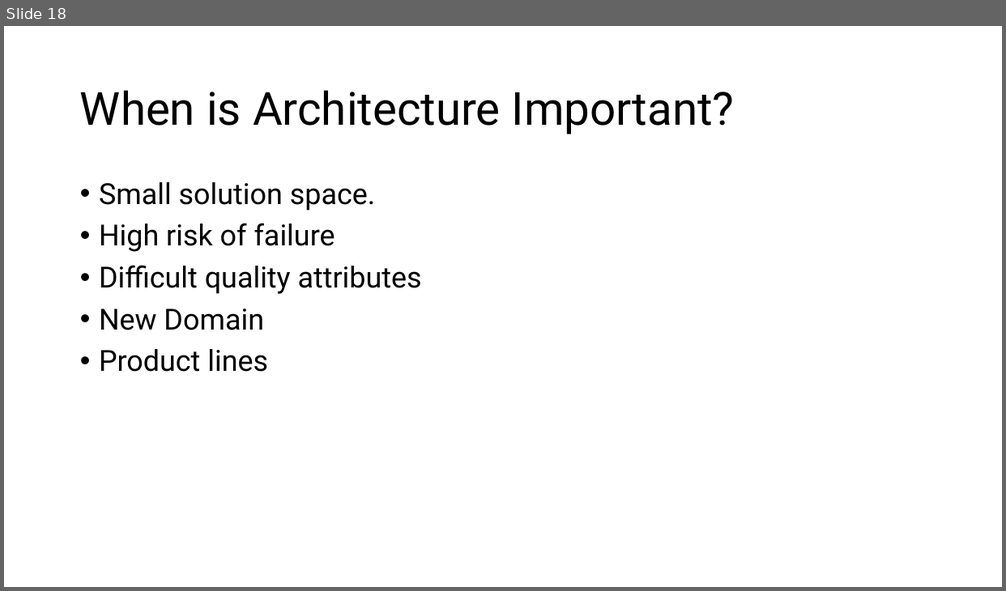
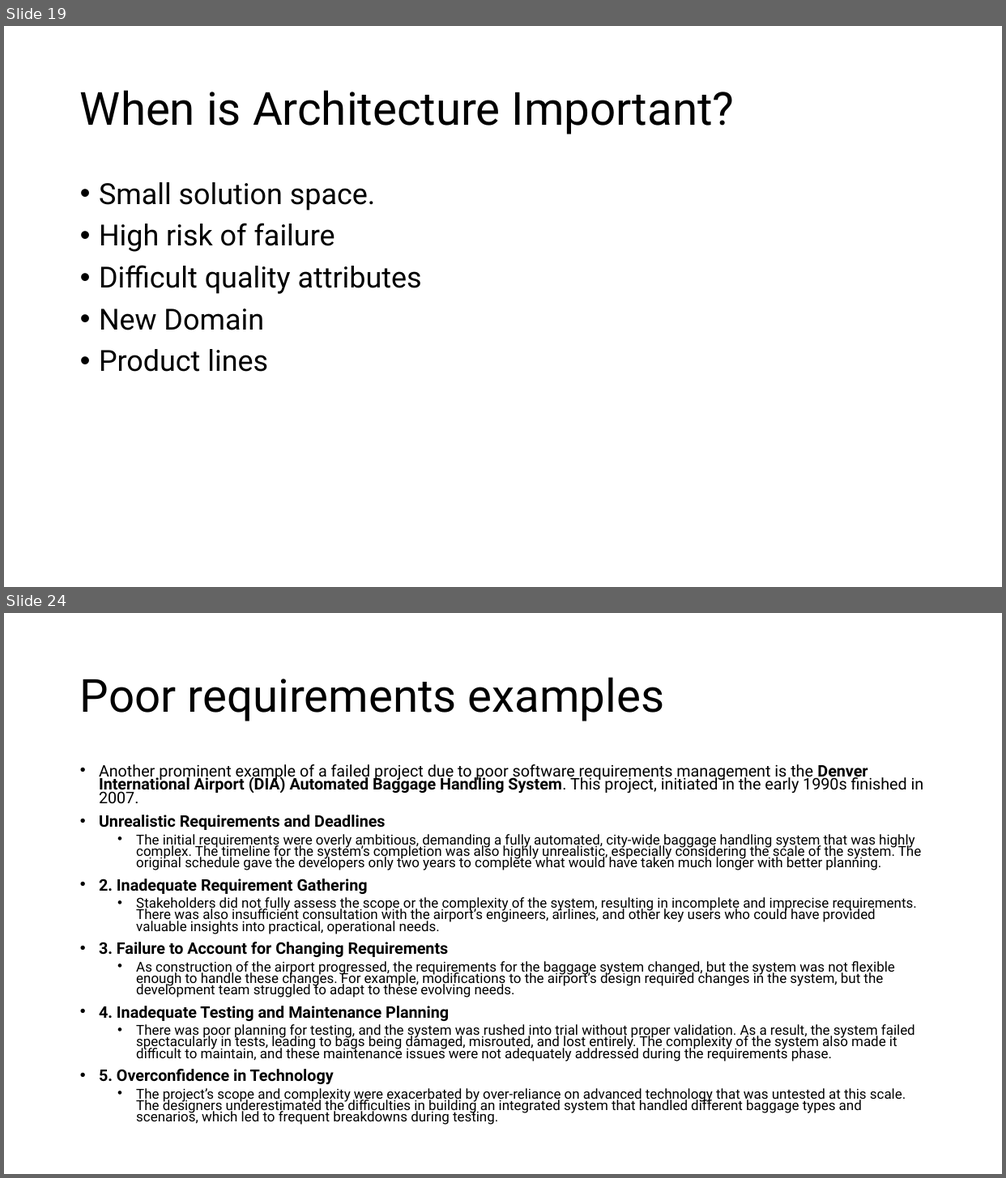
Before and after one commit to aregm/system-design-course, a slide deck: docs/Lecture 1.pptx. Shown one above the other, each under a label of ours: slide 18 before the commit, slides 19 and 24 after it; the slides between them are not shown. The pictures are 1006x591 and 1006x1178 pixels, drawn with LibreOffice and Linux fonts; fonts in the diff are those of the drawing. Boxes give left, top, right and bottom in pixels: in the first picture for what was removed or moved away, otherwise in the second. Text is boxed around its words. In the diff, an @@ line names an element or a change of style, - is before the commit and + after.

```diff
--- a/docs/Lecture 1.pptx
+++ b/docs/Lecture 1.pptx
@@ slide 24 added at bbox=[4, 613, 1002, 1174], background #FFFFFF @@
@@ title added at bbox=[80, 677, 665, 722], 44 pt, text #000000 @@
+Poor requirements examples
@@ text added at bbox=[99, 764, 924, 1125], 13.2 pt, text #000000 @@
+• Another prominent example of a failed project due to poor software requirements management is the Denver International Airport (DIA) Automated Baggage Handling System. This project, initiated in the early 1990s finished in 2007.
+• Unrealistic Requirements and Deadlines
+  • The initial requirements were overly ambitious, demanding a fully automated, city-wide baggage handling system that was highly complex. The timeline for the system’s completion was also highly unrealistic, especially considering the scale of the system. The original schedule gave the developers only two years to complete what would have taken much longer with better planning.
+• 2. Inadequate Requirement Gathering
+  • Stakeholders did not fully assess the scope or the complexity of the system, resulting in incomplete and imprecise requirements. There was also insufficient consultation with the airport’s engineers, airlines, and other key users who could have provided valuable insights into practical, operational needs.
+• 3. Failure to Account for Changing Requirements
+  • As construction of the airport progressed, the requirements for the baggage system changed, but the system was not flexible enough to handle these changes. For example, modifications to the airport’s design required changes in the system, but the development team struggled to adapt to these evolving needs.
+• 4. Inadequate Testing and Maintenance Planning
+  • There was poor planning for testing, and the system was rushed into trial without proper validation. As a result, the system failed spectacularly in tests, leading to bags being damaged, misrouted, and lost entirely. The complexity of the system also made it difficult to maintain, and these maintenance issues were not adequately addressed during the requirements phase.
+• 5. Overconfidence in Technology
+  • The project’s scope and complexity were exacerbated by over-reliance on advanced technology that was untested at this scale. The designers underestimated the difficulties in building an integrated system that handled different baggage types and scenarios, which led to frequent breakdowns during testing.
@@ what was slide 18 is now slide 19 @@
```
Also in this commit, not shown: 3 slides changed, 18 other slides added, 1 slide removed.
